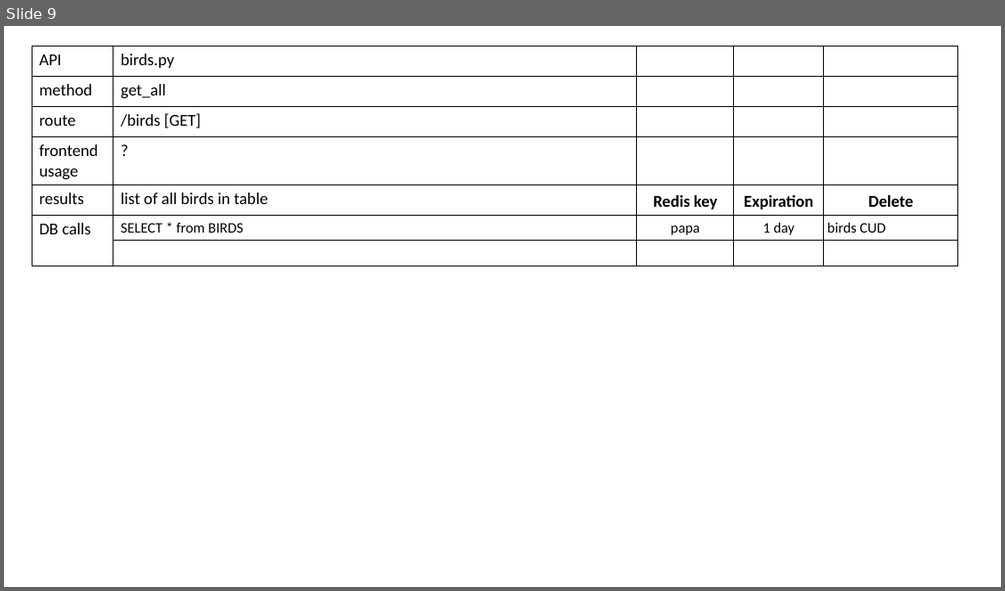
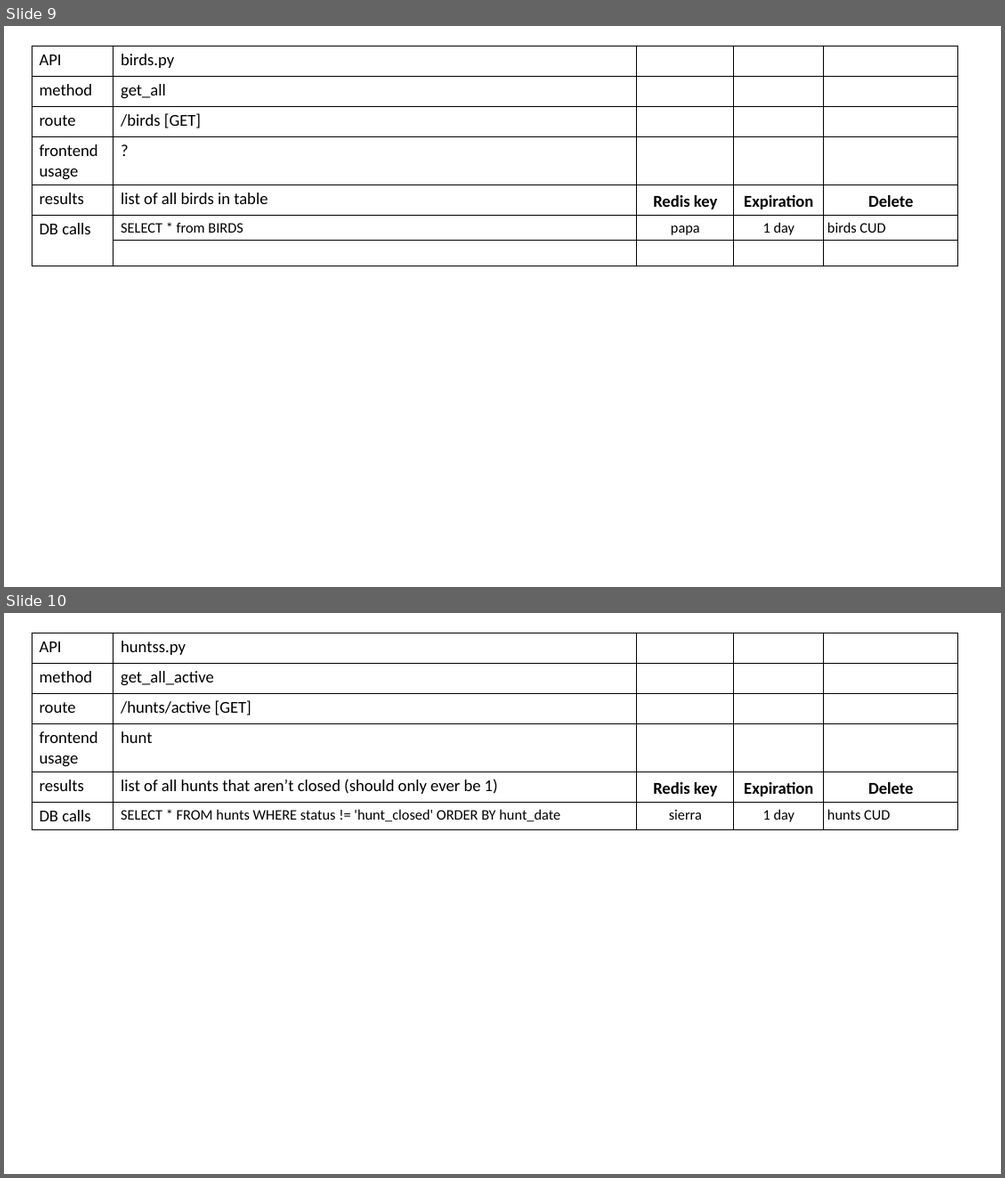
Before and after one commit to tc334/duck-club-app, a slide deck: docs/Redis.pptx. Shown one above the other, each under a label of ours: slide 9 before the commit, slides 9 and 10 after it. The pictures are 1005x591 and 1005x1178 pixels, drawn with LibreOffice and Linux fonts; fonts in the diff are those of the drawing. Boxes give left, top, right and bottom in pixels: in the first picture for what was removed or moved away, otherwise in the second. Text is boxed around its words. In the diff, an @@ line names an element or a change of style, - is before the commit and + after.

```diff
--- a/docs/Redis.pptx
+++ b/docs/Redis.pptx
@@ slide 10 added at <box>4,613,1001,1174</box>, background #FFFFFF @@
@@ table added at <box>32,633,958,828</box>, 6 rows, 5 columns @@
+API | huntss.py |  |  | 
+method | get_all_active |  |  | 
+route | /hunts/active [GET] |  |  | 
+frontend / usage | hunt |  |  | 
+results | list of all hunts that aren’t closed (should only ever be 1) | Redis key | Expiration | Delete
+DB calls | SELECT * FROM hunts WHERE status != 'hunt_closed' ORDER BY hunt_date | sierra | 1 day | hunts CUD
```
Also in this commit, not shown: 30 other files.
